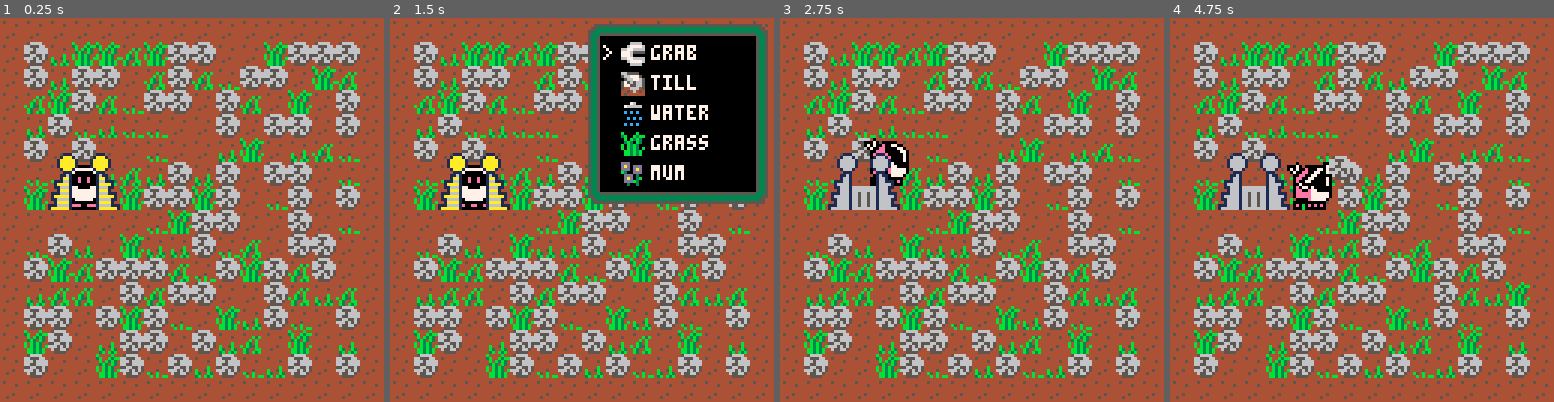
Above: before the commit, frames 1-4 (left to right).
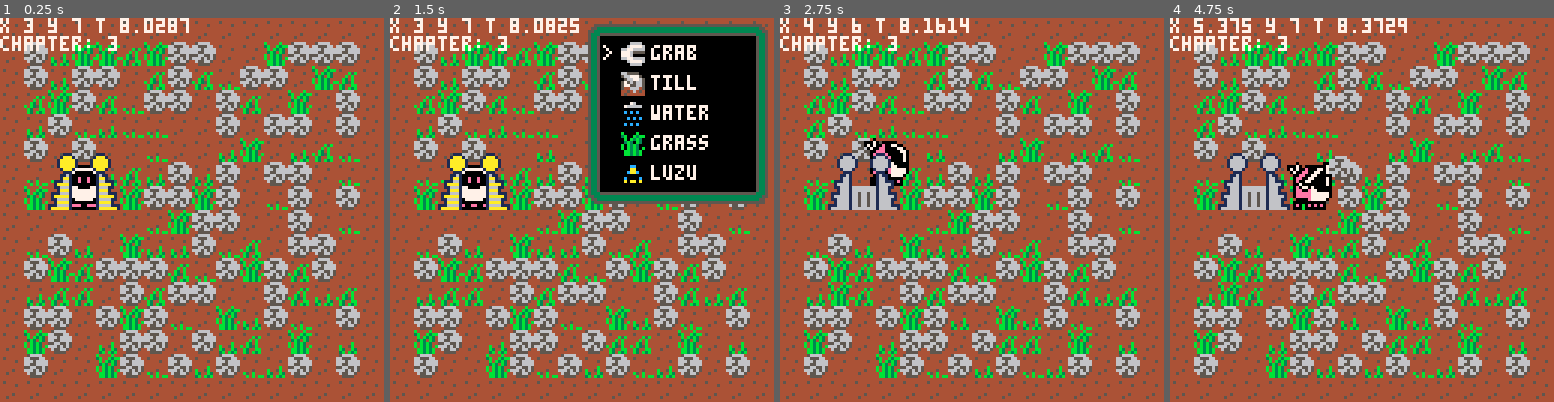
Above: after the commit, the same moments.

Repository: DeCarabas/pico_carts
Game: PICO-8 cartridge robo.p8
The game is run twice, just before and just after one commit, with the same random seed, the same clock (stepped at 60 frames per second) and the same inputs.
Inputs:
- Up to frame 1 (0.25 s): no input
- Up to frame 2 (1.5 s): tap X (X key) at 0.33, 1.07 s; tap O (Z key) at 0.7 s
- Up to frame 3 (2.75 s): hold Right 1.6-2.1 s; tap O (Z key) at 1.7, 2.1, 2.5 s; tap X (X key) at 1.85 s; hold Up 2.15-2.42 s; hold Right from 2.47 s (still down)
- Up to frame 4 (4.75 s): tap O (Z key) every 0.4 s from 2.9 to 4.5 s; tap X (X key) at 2.97, 4.08 s; release Right at 3.03 s; hold Left 3.08-3.58 s; hold Down 3.63-3.97 s; hold Right 4.02-4.68 s; hold Up from 4.73 s (still down)

The runs differ from the first frame. In frame 1, 1.1% of the frame differs, in the area x 0-50%, y 0-9%; in frame 2, 1.7%; in frame 3, 1.5%; in frame 4, 2.0%, in the area x 0-94%, y 0-94%.

Commit message:
Flowers have names, can plant flowers

Diff:
--- a/garbage_flower.p8
+++ b/garbage_flower.p8
@@ -52,7 +52,8 @@
  princ("a pretty flower", 16, 7)
  princ("of "..tostr(flower_size).." pixels", 22, 7)
  the_flower:draw(64,72,actual_scale)
- princ("seed: "..sub(tostr(the_flower.seed,0x3),7), 88, 7)
+ princ("name: "..the_flower.name,84,7)
+ princ("seed: "..sub(tostr(the_flower.seed,0x3),7), 90, 7)
  princ("press 🅾️ or ❎ for another", 96, 7)
  princ("⬆️ and ⬇️ to grow and shrink", 102, 7)
  princ("⬅️ and ➡️ to zoom", 108, 7)
@@ -61,7 +62,34 @@
 -- actual flower stuff.
 flower={}
 function flower:init(sy)
-   flower.sy=sy
+ flower.sy=sy
+end
+
+function flip_coin()
+ if flr(rnd(2))==0 then
+  return false
+ else
+  return true
+ end
+end
+
+function rnd_chr(s)
+ local i=flr(rnd(#s))+1
+ return sub(s,i,i)
+end
+
+function flower:name()
+ local cons="wrtpsdfghjklzxcvbnm"
+ local vowl="aeiou"
+
+ local result=rnd_chr(cons)..rnd_chr(vowl)
+ if flip_coin() then
+  result=result..rnd_chr(cons)..rnd_chr(vowl)
+ else
+  result=result..rnd({"th","ch","ph","ke","te","se"})
+ end
+
+ return result
 end
 
 function flower:new(size,slot,seed,stem)
@@ -69,17 +97,16 @@
  if stem==nil then stem=true end
  srand(seed)
 
- local flx=false
- if flr(rnd(2))==0 then
-  flx=true
- end
+ local flx=flip_coin()
 
  local f={
    size=size,
    seed=seed,
    stem=stem,
    symm=flr(rnd(2)),
-   flx=flx
+   flx=flx,
+   slot=slot,
+   name=self:name()
  }
 
  local colors={}
@@ -133,7 +160,7 @@
  local fy=flr(y-(16+sz)*scale/2)
 
  sspr(
-  0,64,sz,sz,
+  self.slot*sz,flower.sy,sz,sz,
   fx,fy,sz*scale,sz*scale,
   flx)
 end
--- a/robo.p8
+++ b/robo.p8
@@ -228,6 +228,7 @@
 end
 
 function _init()
+   poke(0x5f36,0x40) -- disable print scroll
    load_font()
    init_fx()
 
@@ -495,7 +496,17 @@
       if selection == i then
          print(">",lx,ly,7)
       end
-      spr(items[i].icon,lx+6,ly-1)
+      if items[i].icon then
+         spr(items[i].icon,lx+6,ly-1)
+      else
+         sspr(
+            items[i].sx,items[i].sy,
+            flower_size,flower_size,
+            -- x+6,y-1 looks good for 8x8 sprites,
+            -- for smaller flowers we need to adjust
+            -- lx+6+4-...,ly-1+4-...
+            lx+10-(flower_size/2),ly+3-(flower_size/2))
+      end
       print(items[i].name,lx+16,ly,7)
       ly += 10
    end
@@ -549,7 +560,14 @@
    draw_box(96,104,2,1)
    print("🅾️",103,114,7)
    local items=get_items()
-   spr(items[item_sel].icon,112,112)
+   if items[item_sel].icon then
+      spr(items[item_sel].icon,112,112)
+   else
+      sspr(
+         items[item_sel].sx,items[item_sel].sy,
+         flower_size,flower_size,
+         116-(flower_size/2),116-(flower_size/2))
+   end
 end
 
 function draw_meters()
@@ -685,37 +704,52 @@
 end
 
 function draw_debug()
+   cursor(0,0,7)
    if px!=nil and py!=nil then
-      print("x "..px.." y "..py.." t "..hour, 0, 0, 7)
+      print("x "..px.." y "..py.." t "..hour)
    end
    if chapter != nil then
-      print("chapter: "..chapter, 0, 8, 7)
+      print("chapter: "..chapter)
    end
    if DBG_last_fail_msg != nil then
-      print("last fail: "..DBG_last_fail_msg, 0, 16, 7)
+      print("last fail: "..DBG_last_fail_msg)
    end
    if penny.x!=nil then
-      print("penny x "..penny.x.." y "..penny.y.." s "..penny.speed,0,24,7)
-      print("      f "..penny.frame.." d "..penny.d,0,32,7)
+      print("penny x "..penny.x.." y "..penny.y.." s "..penny.speed)
+      print("      f "..penny.frame.." d "..penny.d)
       if penny._thread and costatus(penny._thread) ~= "dead" then
          if penny.DBG_thread_name then
-            print("      act: "..penny.DBG_thread_name,0,40,7)
+            print("      act: "..penny.DBG_thread_name)
          else
             print("      act: ????")
          end
       end
    end
+   for fi=1,#flowers do
+      local f=flowers[fi]
+      print(fi.." "..f.seed.name.." "..f.x.." "..f.y)
+   end
+   if DBG_last_ys then
+      for yi=1,#DBG_last_ys do
+         local ly=DBG_last_ys[yi]
+         local la=DBG_last_draws[yi][2]
+         if type(la)=="table" then
+            la=la.seed.name
+         end
+         print(ly.." "..la)
+      end
+   end
 
    -- check the dumb clearing
-   rect(px*8,py*8,(px+6)*8,(py+6)*8,10)
-   if not _check_clear(px,py) then
-      rect(
-         DBG_clear_fail_pt[1]*8,
-         DBG_clear_fail_pt[2]*8,
-         DBG_clear_fail_pt[1]*8+8,
-         DBG_clear_fail_pt[2]*8+8,
-         7)
-   end
+   -- rect(px*8,py*8,(px+6)*8,(py+6)*8,10)
+   -- if not _check_clear(px,py) then
+   --    rect(
+   --       DBG_clear_fail_pt[1]*8,
+   --       DBG_clear_fail_pt[2]*8,
+   --       DBG_clear_fail_pt[1]*8+8,
+   --       DBG_clear_fail_pt[2]*8+8,
+   --       7)
+   -- end
 end
 
 -- the main rendering function
@@ -737,11 +771,27 @@
 
    -- make sure we draw the world
    -- objects in the right order.
-   local draws={draw_player,draw_base,draw_penny}
-   local ys={py*8+4,base_y*8+4,penny.y}
+   local draws={
+      {draw_player,"robo"},
+      {draw_base,"base"}
+   }
+   local ys={
+      py*8+4,
+      base_y*8+4
+   }
+   if penny.y~=nil then
+      add(draws, {draw_penny,"pny"})
+      add(ys, penny.y)
+   end
+   for f in all(flowers) do
+      add(draws, {draw_flower,f})
+      add(ys, f.y*8+4)
+   end
    sort(ys,draws)
+   -- DBG_last_ys=ys
+   -- DBG_last_draws=draws
    for dd in all(draws) do
-      dd()
+      dd[1](dd[2])
    end
 
    -- now rain and stuff
@@ -765,7 +815,7 @@
       draw_meters()
    end
 
-   -- draw_debug()
+   draw_debug()
 end
 
 function _draw()
@@ -834,20 +884,24 @@
    rate=0.0006,
    stages={144,145,146,147}
 }
-mum={
-   name="mum",
-   rate=0.0006,
-   stages={160,161,162,163}
-}
-
-plant_classes={grass,mum}
+
+plant_classes={grass}
+
+flower_seeds={}
+
+flowers={}
+flower_size=6
+flower_sy=88
 
 function init_plants()
-   flower:init()
+   flower:init(flower_sy)
+
+   -- :todo: OK how do we have multiple seeds?
+   add(flower_seeds, flower:new(flower_size,0))
 
    -- init the reverse-lookup
    -- table for the plant data.
-   plant_spr={}
+   local plant_spr={}
    for p in all(plant_classes) do
       for s in all(p.stages) do
          plant_spr[s]=p
@@ -887,6 +941,19 @@
          p.age=new_age
       end
    end
+
+   for f in all(flowers) do
+      -- :todo: check wetness, allow water to grow faster.
+      --        (or at all?)
+      f.age=mid(f.age,f.age+0.1,1)
+   end
+end
+
+function draw_flower(plant)
+   -- OK we have an x and a y which are tile coords
+   -- and a seed which is a flower{} object
+   -- flower:draw() takes the bottom center location
+   plant.seed:draw(4+plant.x*8, 8+plant.y*8, plant.age)
 end
 
 function remove_plant(x,y)
@@ -920,6 +987,34 @@
    local p=item.plant
    add_plant(p,1,tx,ty)
 end
+
+function remove_flower(x,y)
+   for f in all(flowers) do
+      if f.x==x and f.y==y then
+         del(flowers,f)
+         return
+      end
+   end
+end
+
+function i_flower(item,tx,ty)
+   if map_flag(tx,ty,1) then
+      buzz()
+      return
+   end
+
+   if energy_level<plant_cost then
+      buzz()
+      return
+   end
+
+   energy_level-=plant_cost
+
+   local seed=item.seed
+   add(flowers, {x=tx,y=ty,seed=seed,age=0.1})
+   mset(tx+32,ty,148) -- add placeholder
+end
+
 
 function i_grab(item,tx,ty)
    local tgt=mget(tx+32,ty)
@@ -965,6 +1060,7 @@
       function()
          if mget(tx+32,ty)~=0 then
             remove_plant(tx,ty)
+            remove_flower(tx,ty)
             mset(tx+32,ty,0) -- destroy
          end
          mset(tx,ty,66)    -- plowed
@@ -987,19 +1083,26 @@
 tl_grass={
    icon=147,name="grass",
    fn=i_plant,plant=grass}
-tl_mum={
-   icon=163,name="mum",
-   fn=i_plant,plant=mum}
 
 function get_items()
+   local items
    if chapter < 3 then
-      return {tl_grab}
+      items = {tl_grab}
    else
-      return {
+      items = {
          tl_grab,tl_till,tl_water,
-         tl_grass,tl_mum
-      }
-   end
+         tl_grass}
+
+      for i=1,#flower_seeds do
+          add(
+             items,
+             {sx=(i-1)*flower_size,sy=flower_sy,
+              name=flower_seeds[i].name,fn=i_flower,
+              seed=flower_seeds[i]})
+      end
+   end
+
+   return items
 end
 -->8
 -- weather
@@ -1895,8 +1998,8 @@
 00000000000000000000b0b00b0b3b30000000000000000000000000000000000000000000000000000000000000000000000000000000000000000000000000
 0000000000000000000b0b0003b30b30000000000000000000000000000000000000000000000000000000000000000000000000000000000000000000000000
 0000000000000b0000b30b00b0b3b300000000000000000000000000000000000000000000000000000000000000000000000000000000000000000000000000
-000000000b000b00b0b30b00b0b3b30b000000000000000000000000000000000000000000000000000000000000000000000000000000000000000000000000
-0b00b0000b300b300b300bb00bb3b3b0000000000000000000000000000000000000000000000000000000000000000000000000000000000000000000000000
+000000000b000b00b0b30b00b0b3b30b000770000000000000000000000000000000000000000000000000000000000000000000000000000000000000000000
+0b00b0000b300b300b300bb00bb3b3b0000770000000000000000000000000000000000000000000000000000000000000000000000000000000000000000000
 00b0b0bb03b0b3b00b30b3b00bb3b3b0000000000000000000000000000000000000000000000000000000000000000000000000000000000000000000000000
 000000000000000000000000ddd00000000000000000000000000000000000000000000000000000000000000000000000000000000000000000000000000000
 0000000000000000ddd00000dad0ddd0000000000000000000000000000000000000000000000000000000000000000000000000000000000000000000000000
@@ -1947,7 +2050,7 @@
 00ffffffffffff0000fffffeefffff0000ffffffffffff0000fffffeefffff000000000000000000000000000000000000000000000000000000000000000000
 __gff__
 0800000000000000000000000000000000000000000000000000000000000000000000000000000000000000000000000000000000000000000000000000000008071828380000000000000000000000000000030000000000000000000000000000000300000000000000000000000000000203000000000000000000000000
-000000000000000000000000000000000a0a0a0a0000000000000000000000000a0a0a0a0000000000000000000000000000000000000000000000000000000000000000000000000000000000000000000000000000000000000000000000000000000000000000000000000000000000000000000000000000000000000000
+000000000000000000000000000000000a0a0a0a0a00000000000000000000000a0a0a0a0000000000000000000000000000000000000000000000000000000000000000000000000000000000000000000000000000000000000000000000000000000000000000000000000000000000000000000000000000000000000000
 __map__
 4040404040404040404040404040404000000000000000000000000000000000000000000000000000000000000000000000000000000000000000000000000000000000000000000000000000000000000000000000000000000000000000000000000000000000000000000000000000000000000000000000000000000000
 4040404040404040404040404040404000000000000000000000000000000000000000000000000000000000000000000000000000000000000000000000000000000000000000000000000000000000000000000000000000000000000000000000000000000000000000000000000000000000000000000000000000000000
